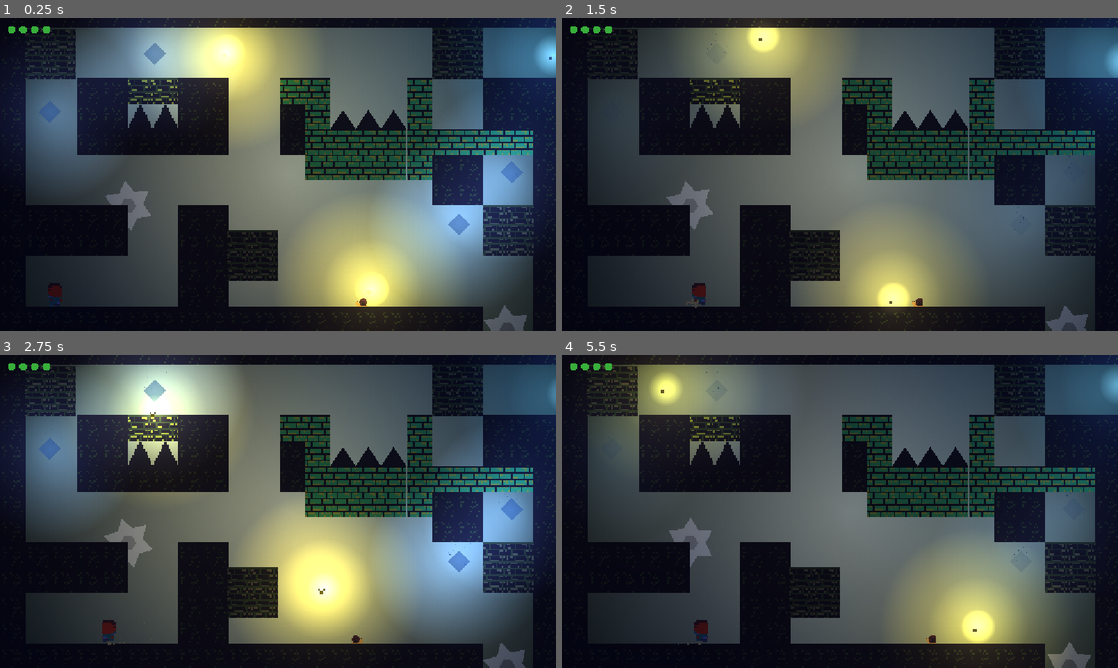
Above: before the commit, frames 1-4 (two rows, left to right).
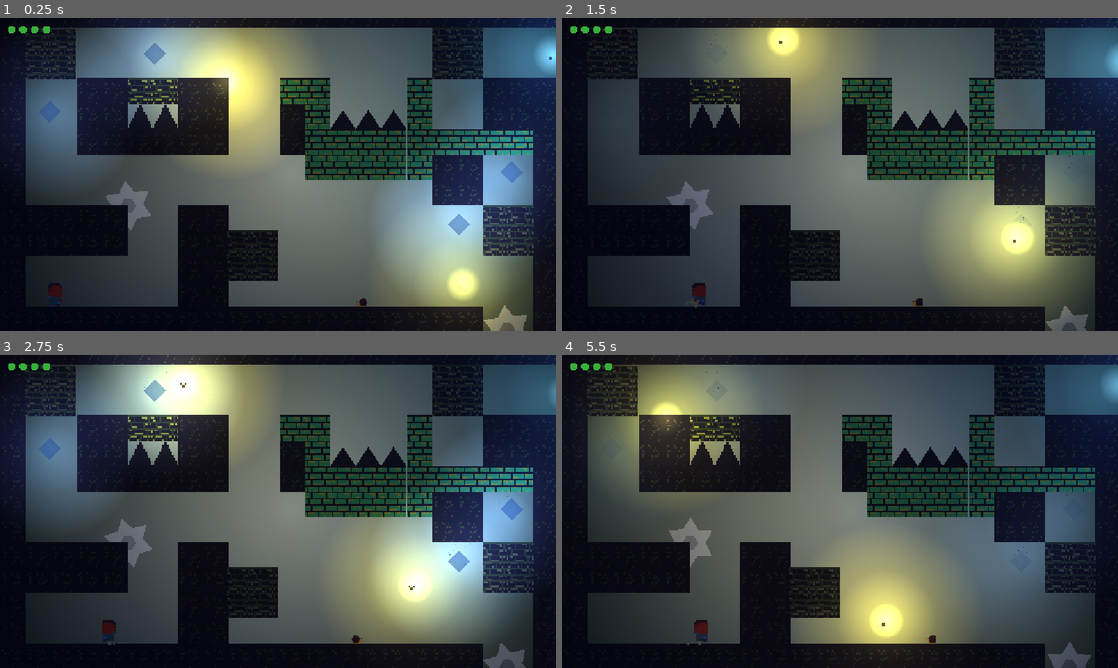
Above: after the commit, the same moments.

Repository: rafaeumesmo/ELLI-game
Game: Godot game, scene res://mapa_03.tscn
Two runs of this game, one before a commit and one after it. Both use one fixed random seed, a clock stepped at 60 frames per second and the inputs below. This scene is started directly instead of the project's main scene.
Inputs (mouse positions are in pixels of both pictures, inside the frame that each line leads up to):
- Up to frame 1 (0.25 s): no input
- Up to frame 2 (1.5 s): move the mouse to (812, 237) at 0.52 s; hold D (move_right) from 0.53 s (still down); tap Shift (dash) at 0.6 s; tap Space (jump) at 0.77 s; move the mouse to (1006, 221) at 1.27 s; tap E (interagir) at 1.35 s
- Up to frame 3 (2.75 s): tap Space (jump) at 1.52 s; move the mouse to (111, 464) at 2.02 s; release D (move_right) at 2.03 s; hold A (move_left) from 2.03 s (still down); tap K (shoot) at 2.1 s
- Up to frame 4 (5.5 s): move the mouse to (867, 511) at 2.77 s; tap Shift (dash) at 2.85, 5.1 s; tap Space (jump) at 3.02, 3.77, 4.52 s; move the mouse to (756, 433) at 3.52 s; hold E (interagir) 3.53-4.28 s; move the mouse to (962, 495) at 4.27 s; release A (move_left) at 4.28 s; hold D (move_right) from 4.28 s (still down); tap K (shoot) at 4.35 s; move the mouse to (728, 527) at 5.02 s

The runs differ from the first frame. In frame 1, 16% of the frame differs, in the area x 30-95%, y 1-100%; in frame 2, 17%; in frame 3, 19%, in the area x 15-88%, y 0-93%; in frame 4, 16%.

Commit message:
Conversa nova do filhote com o Elísio (mapa_05)
Co-Authored-By: Claude Opus 5.5 <noreply@anthropic.com>

Diff:
--- a/dialogues/caracol_bebe.tres
+++ b/dialogues/caracol_bebe.tres
@@ -2,32 +2,45 @@
 
 [ext_resource type="Script" path="res://UI/dialogo/dialogue_data.gd" id="1_data"]
 [ext_resource type="Script" path="res://UI/dialogo/dialogue_line.gd" id="2_line"]
-[ext_resource type="Resource" path="res://dialogues/personagens/caracol_bebe.tres" id="3_char"]
+[ext_resource type="Resource" path="res://dialogues/personagens/caracol_bebe.tres" id="3_bebe"]
+[ext_resource type="Resource" path="res://dialogues/personagens/elisio.tres" id="4_elisio"]
 
 [sub_resource type="Resource" id="Resource_fala1"]
 script = ExtResource("2_line")
-personagem = ExtResource("3_char")
+personagem = ExtResource("3_bebe")
 expressao = "surpreso"
-texto = "Você é novo!"
+texto = "Ei! Você!"
 
 [sub_resource type="Resource" id="Resource_fala2"]
 script = ExtResource("2_line")
-personagem = ExtResource("3_char")
+personagem = ExtResource("4_elisio")
 expressao = "neutro"
-texto = "Todo mundo aqui é novo, até parar de ser."
+texto = "Oi."
 
 [sub_resource type="Resource" id="Resource_fala3"]
 script = ExtResource("2_line")
-personagem = ExtResource("3_char")
+personagem = ExtResource("3_bebe")
 expressao = "neutro"
-texto = "Minha mãe falou com você?"
+texto = "Você também tá seguindo os azuis?"
 
 [sub_resource type="Resource" id="Resource_fala4"]
 script = ExtResource("2_line")
-personagem = ExtResource("3_char")
+personagem = ExtResource("4_elisio")
+expressao = "neutro"
+texto = "Tô."
+
+[sub_resource type="Resource" id="Resource_fala5"]
+script = ExtResource("2_line")
+personagem = ExtResource("3_bebe")
 expressao = "feliz"
-texto = "Ela fala com todos."
+texto = "Sabia! Eu também."
+
+[sub_resource type="Resource" id="Resource_fala6"]
+script = ExtResource("2_line")
+personagem = ExtResource("3_bebe")
+expressao = "triste"
+texto = "Só que eu sempre me perco."
 
 [resource]
 script = ExtResource("1_data")
-falas = Array[ExtResource("2_line")]([SubResource("Resource_fala1"), SubResource("Resource_fala2"), SubResource("Resource_fala3"), SubResource("Resource_fala4")])
+falas = Array[ExtResource("2_line")]([SubResource("Resource_fala1"), SubResource("Resource_fala2"), SubResource("Resource_fala3"), SubResource("Resource_fala4"), SubResource("Resource_fala5"), SubResource("Resource_fala6")])
